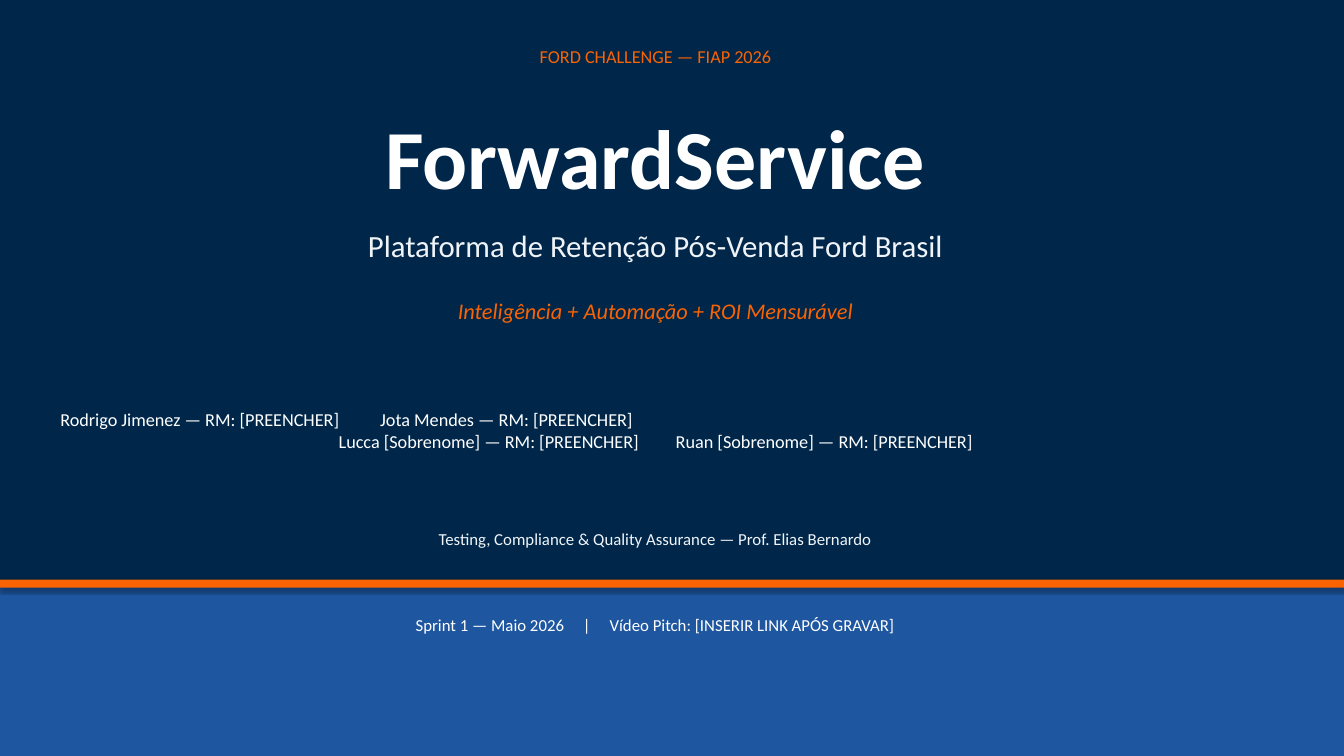
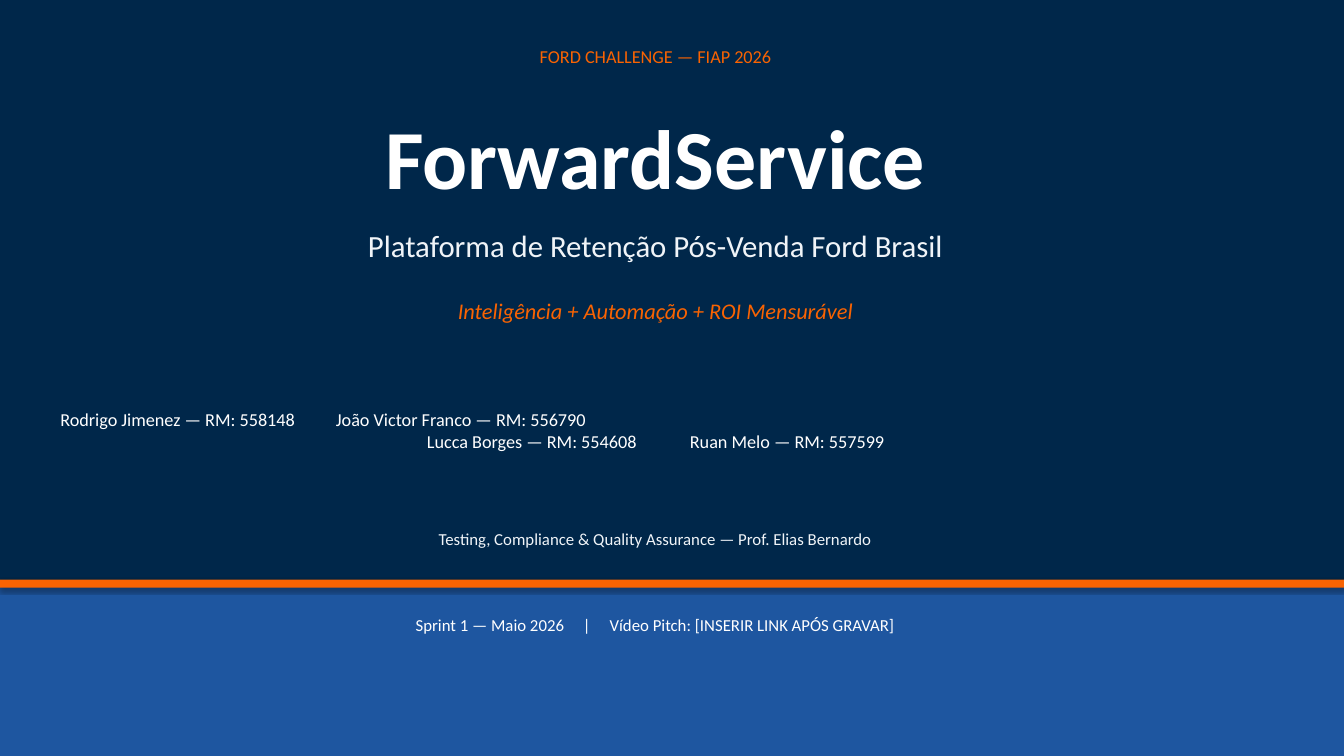
Before and after one commit to fwd-ford/forward-docs, a slide deck: slide 1 of academic/pitch/PITCH.pptx. Drawn at 1344x756 pixels with LibreOffice and Linux fonts; fonts in the diff are those of the drawing. Boxes give left, top, right and bottom in pixels: in the first picture for what was removed or moved away, otherwise in the second. Text is boxed around its words. In the diff, an @@ line names an element or a change of style, - is before the commit and + after.

```diff
--- a/academic/pitch/PITCH.pptx
+++ b/academic/pitch/PITCH.pptx
@@ text at [60,413,884,451]: text changed @@
-Rodrigo Jimenez — RM: [PREENCHER] Jota Mendes — RM: [PREENCHER]
-Lucca [Sobrenome] — RM: [PREENCHER] Ruan [Sobrenome] — RM: [PREENCHER]
+Rodrigo Jimenez — RM: 558148 João Victor Franco — RM: 556790
+Lucca Borges — RM: 554608 Ruan Melo — RM: 557599
```
Also in this commit, not shown: 3 other slides changed, 3 slides added, 2 slides removed, 4 other files.
